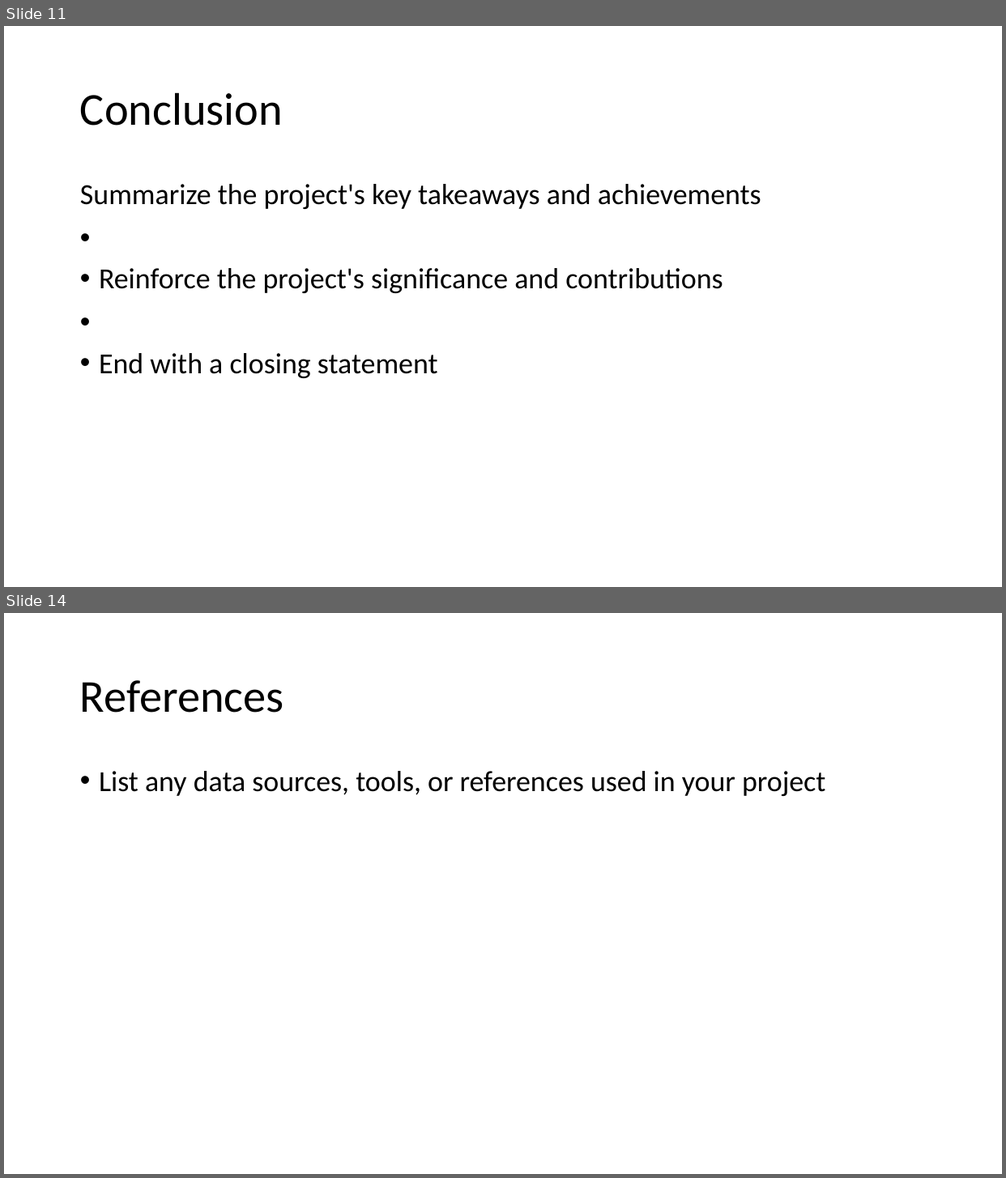
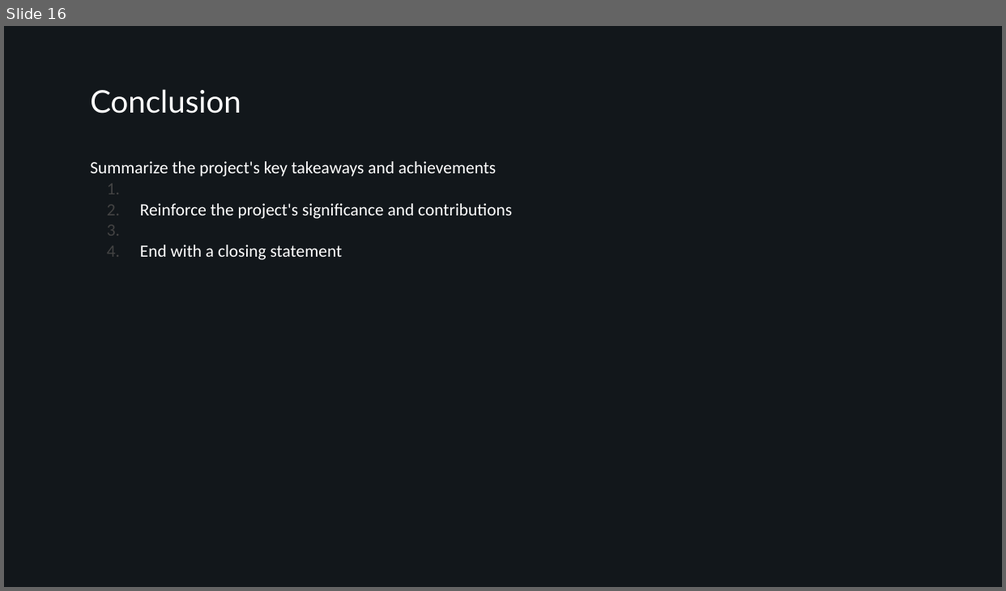
Before and after one commit to AndreaAlberti07/Amazon-books-reviews-ML, a slide deck: presentation/Presentation.pptx. Shown one above the other, each under a label of ours: slides 11 and 14 before the commit, slide 16 after it; the slides between them are not shown. The pictures are 1006x1178 and 1006x591 pixels, drawn with LibreOffice and Linux fonts; fonts in the diff are those of the drawing; background and template pictures are left out. Boxes give left, top, right and bottom in pixels: in the first picture for what was removed or moved away, otherwise in the second. Text is boxed around its words. In the diff, an @@ line names an element or a change of style, - is before the commit and + after.

```diff
--- a/presentation/Presentation.pptx
+++ b/presentation/Presentation.pptx
@@ slide 14 removed at (4, 613, 1002, 1174), background #FFFFFF @@
@@ title removed at (80, 680, 284, 713) @@
-References
@@ text removed at (99, 771, 825, 796) @@
-• List any data sources, tools, or references used in your project
@@ what was slide 11 is now slide 16 @@
@@ slide 16 changed as well @@
@@ background #FFFFFF to #12171B @@
@@ title "Conclusion": place and size @@
-title "Conclusion" at (80, 92, 283, 126)
+title "Conclusion" at (90, 89, 241, 113)
@@ title "Conclusion" at (90, 89, 241, 113): size 44 to 30 pt, font Calibri to Lato, text colour #000000 to #FFFFFF; line spacing 0.9 to 1; vertical alignment middle to top @@
@@ text "Summarize the project's key takeaways ...": place and size @@
-text "Summarize the project's key takeaways ..." at (80, 184, 761, 378)
+text "Summarize the project's key takeaways ..." at (90, 161, 512, 260)
@@ text "Summarize the project's key takeaways ..." at (90, 161, 512, 260): size 28 to 16.7 pt, text colour #000000 to #FFFFFF; bullet • to 1.; line spacing 0.9 to 1; less space between paragraphs @@
```
Also in this commit, not shown: 4 other slides changed, 12 slides added, 8 other slides removed, 4 other files.
